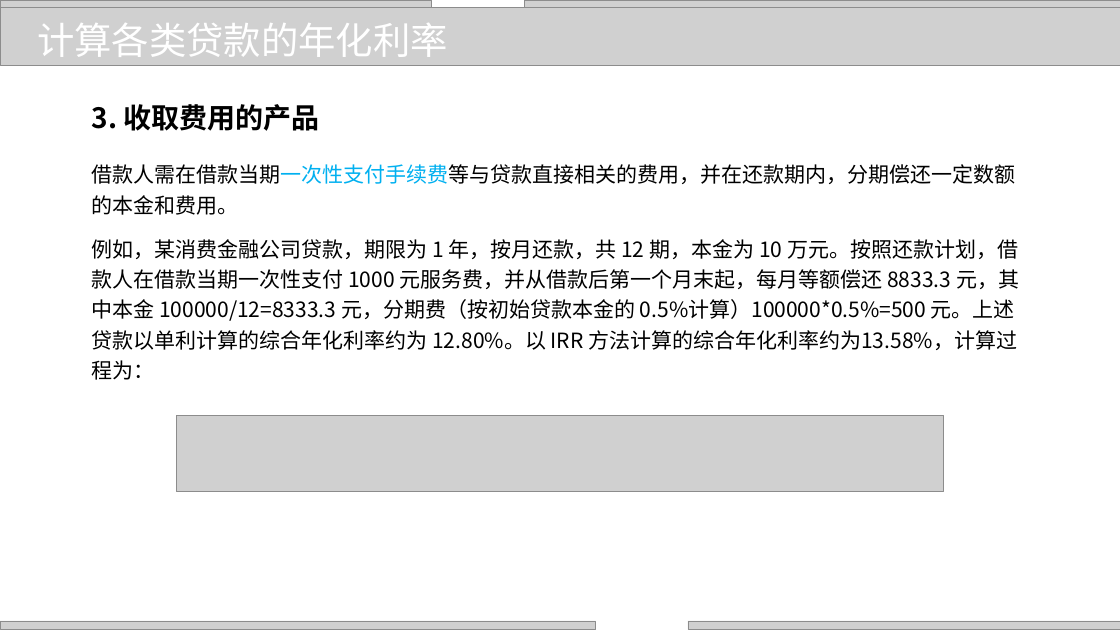
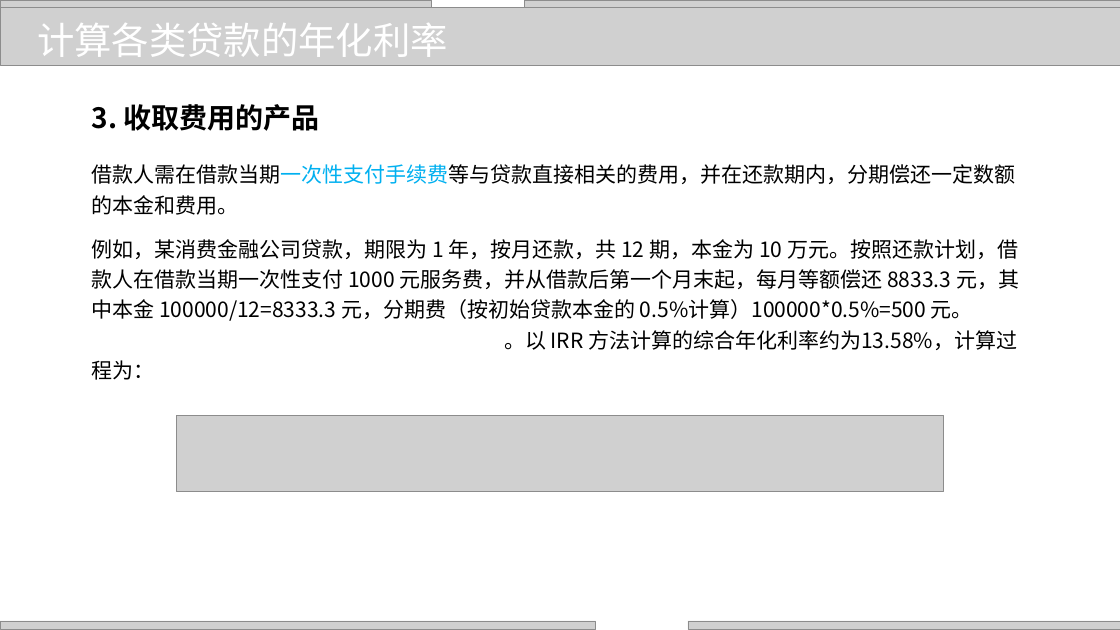
Before and after one commit to zhangjianzhang/internet_credit, a slide deck: slide 28 of files/slides/lecture_17.pptx. Drawn at 1120x630 pixels with LibreOffice and Linux fonts; fonts in the diff are those of the drawing; grey boxes stand for pictures; background and template pictures are left out. Boxes give left, top, right and bottom in pixels: in the first picture for what was removed or moved away, otherwise in the second. Text is boxed around its words. In the diff, an @@ line names an element or a change of style, - is before the commit and + after.

```diff
--- a/files/slides/lecture_17.pptx
+++ b/files/slides/lecture_17.pptx
@@ text at box(92, 239, 1019, 380): text colour #000000 to #FFFFFF in "元。上述贷款以单利计算的综合年化利率约为 12.80%。以" @@
```
Also in this commit, not shown: 6 other files.
